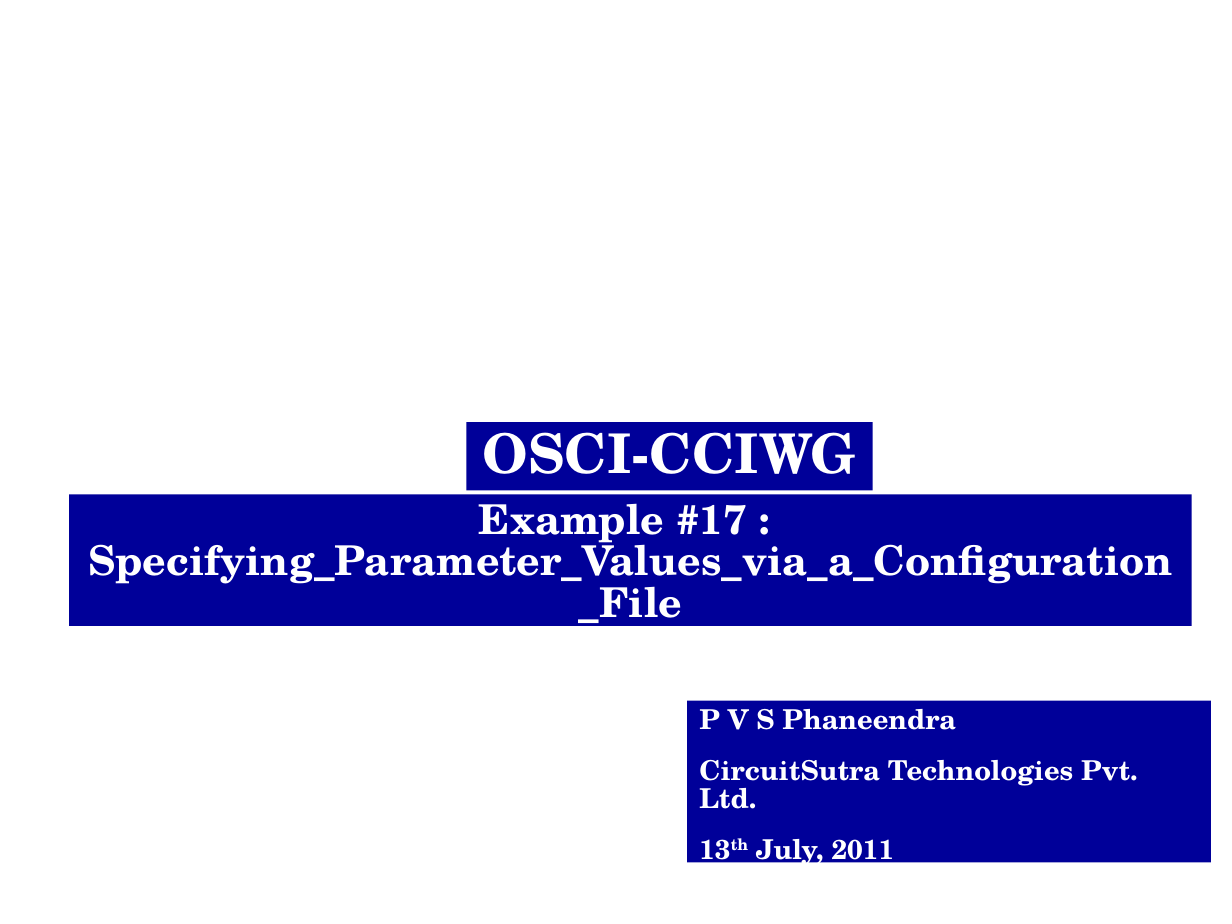
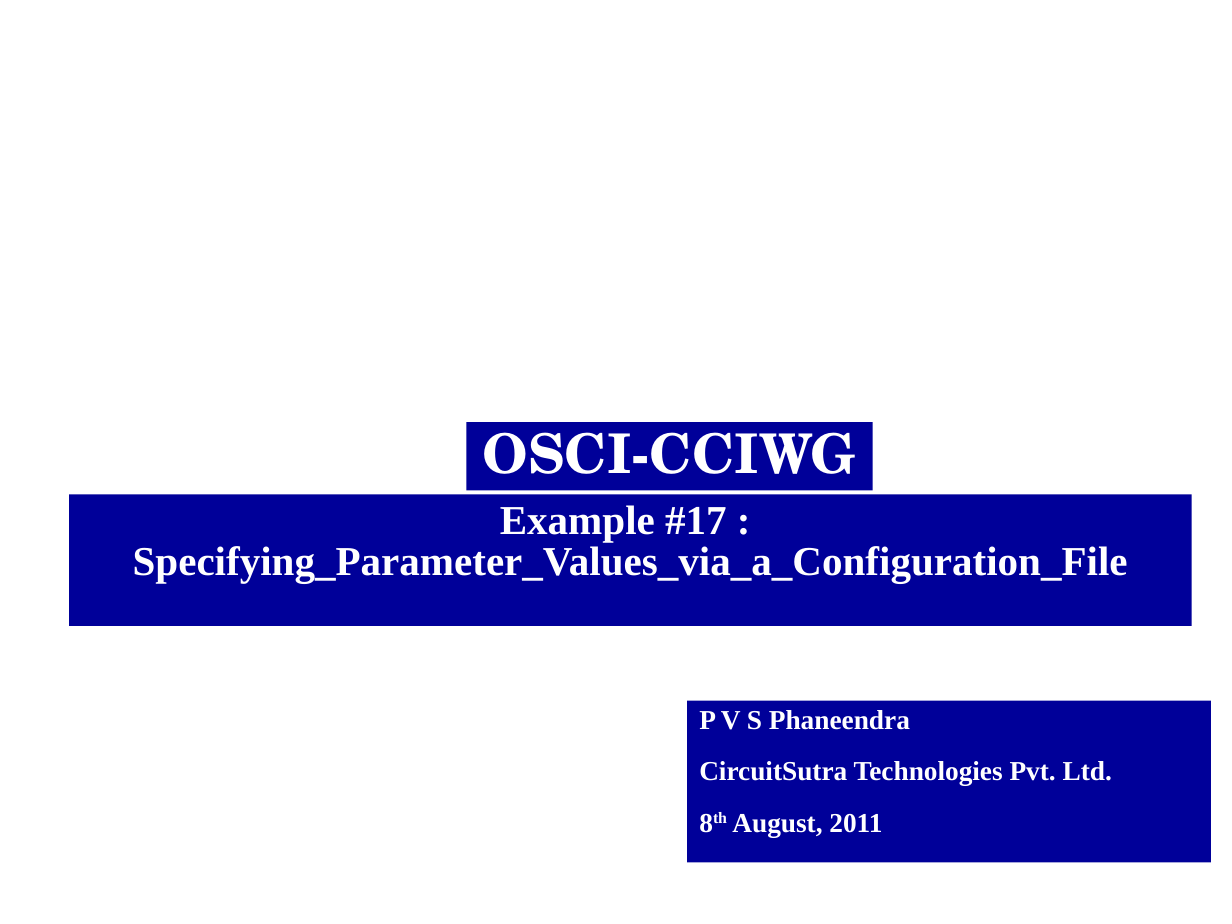
Before and after one commit to accellera-official/cci, a slide deck: slide 1 of examples/ex17_Specifying_Parameter_Values_via_a_Configuration_File/docs/ex17_Specifying_Parameter_Values_via_a_Configuration_File.ppt. Drawn at 1232x924 pixels with LibreOffice and Linux fonts; fonts in the diff are those of the drawing; background and template pictures are left out. Boxes give left, top, right and bottom in pixels: in the first picture for what was removed or moved away, otherwise in the second. Text is boxed around its words. In the diff, an @@ line names an element or a change of style, - is before the commit and + after.

Commit message:
Examples #9, #12, #13, #17 and #18 have been updated, and ex#15 has been added

```diff
--- a/examples/ex17_Specifying_Parameter_Values_via_a_Configuration_File/docs/ex17_Specifying_Parameter_Values_via_a_Configuration_File.ppt
+++ b/examples/ex17_Specifying_Parameter_Values_via_a_Configuration_File/docs/ex17_Specifying_Parameter_Values_via_a_Configuration_File.ppt
@@ freeform shape "Example #17 : Specifying_Parameter_Values_via_a_Configuratio ..." at (69,494,1191,626): font TeX Gyre Schola to Times New Roman @@
@@ text in freeform shape at (699,710,1112,785): font TeX Gyre Schola to Times New Roman in "P V S Phaneendra", "CircuitSutra Technologies Pvt. Ltd." @@
@@ text in freeform shape at (732,814,882,837): text changed; font TeX Gyre Schola to Times New Roman @@
-13th July, 2011
+8th August, 2011
```
Also in this commit, not shown: 2 other slides changed, 1 slide added, 33 other files.
